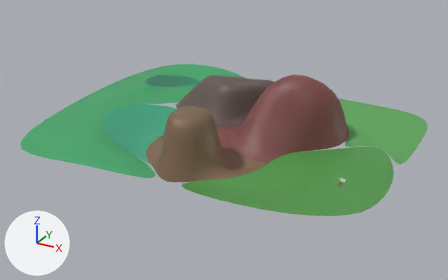
A saved change to the Blender file Blender/Scenes/BattleLand.blend.
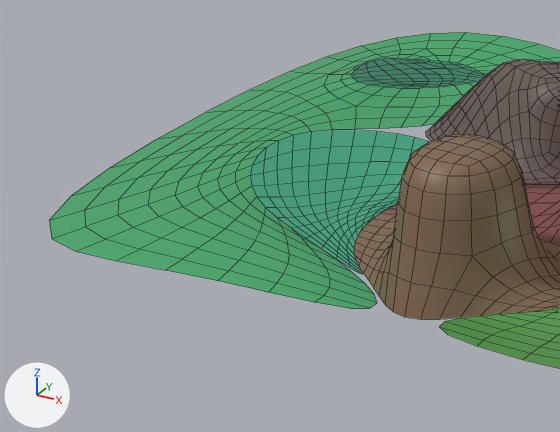
Each version is shown whole from a camera (50 mm lens) standing at (662.0, -1212.0, 579.0) and looking at (-1.0, -5.0, -25.0), then close up on the part from 0% to 52% of the width and 18% to 82% of the height. The axes (+X, +Y, +Z) are drawn at lower left. The lights are the same throughout. The first two pictures are the older version. The close-ups show mesh edges as thin lines.

The scene before the commit, as lines of its bpy script (objects in view):
```python
ob_circle_007 = bpy.data.objects.new('Circle.007', me_circle_007)
ob_circle_007.location = (-166.4, -93.9, -5.6)
ob_circle_008 = bpy.data.objects.new('Circle.008', me_circle_008)
ob_circle_008.location = (43.0, -92.0, 15.6)
ob_circle_009 = bpy.data.objects.new('Circle.009', me_circle_009)
ob_circle_009.location = (-27.3, 145.1, 24.5)
ob_circle_010 = bpy.data.objects.new('Circle.010', me_circle_010)
ob_circle_010.location = (244.4, -149.2, -1.0)
ob_circle_012 = bpy.data.objects.new('Circle.012', me_circle_014)
ob_circle_012.location = (-246.9, -7.8, 3.8)
# me_circle_010
# before: 0 (-223.0, -154.0, -3.0), 1 (-168.0, -99.0, -3.0), 7 (13.0, -154.0, -3.0), 10 (-34.0, -64.0, -35.0)
# me_circle_014
# before: 1 (268.0, -295.0, -8.0), 5 (213.0, -240.0, -8.0), 13 (22.0, -295.0, -8.0), 16 (31.0, -231.0, 9.0)
# also in view: 'Circle.001' at (-287.0, 210.0, 16.0)
```
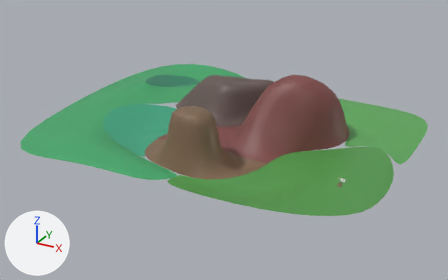
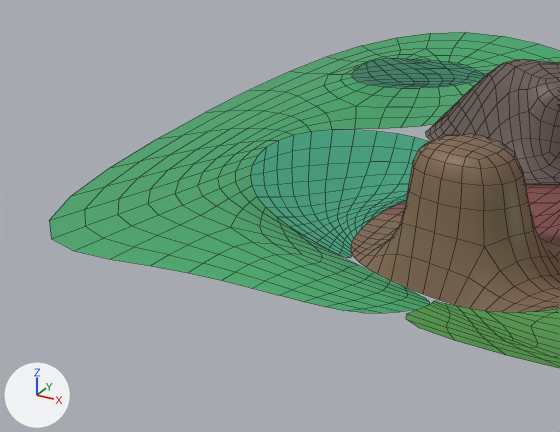
The edits, one by one:
me_circle_008 is used by ob_circle_008; location (43.0, -92.0, 15.6).
me_circle_008 had 34 vertices, 26 faces and spanned x -167.0..232.0, y -214.0..286.0, z -82.0..202.0.
me_circle_008 now has 34 vertices, 26 faces and spans x -167.0..232.0, y -163.0..286.0, z -82.0..202.0.
Part 1, on me_circle_008:
Vertex 4 of me_circle_008 moves from (-124.0, -125.0, -20.0) to (-143.0, -105.0, -20.0).
Vertex 5 of me_circle_008 moves from (-77.0, -156.0, -20.0) to (-111.0, -137.0, -16.0).
Vertex 6 of me_circle_008 moves from (-22.0, -211.0, -20.0) to (-22.0, -160.0, -16.0).
Vertex 26 of me_circle_008 moves from (-15.0, -214.0, 114.0) to (-15.0, -163.0, 114.0).
me_circle_007 is used by ob_circle_007; location (-166.4, -93.9, -5.6).
me_circle_007 had 16 vertices, 9 faces and spanned x -140.0..132.0, y -154.0..172.0, z -25.0..18.0.
me_circle_007 now has 16 vertices, 9 faces and spans x -140.0..99.0, y -135.0..172.0, z -25.0..18.0.
Part 2, on me_circle_007:
Vertex 6 of me_circle_007 moves from (85.0, -123.0, 1.0) to (67.0, -103.0, 1.0).
Vertex 7 of me_circle_007 moves from (132.0, -154.0, 1.0) to (99.0, -135.0, 5.0).
me_circle_010 is used by ob_circle_010; location (244.4, -149.2, -1.0).
Verts and faces of me_circle_010; kept vertices keep their numbers, new ones are numbered from 15.
me_circle_010 had 15 vertices, 8 faces and spanned x -223.0..181.0, y -154.0..245.0, z -35.0..34.0.
me_circle_010 now has 18 vertices, 10 faces and spans x -253.0..181.0, y -154.0..245.0, z -35.0..34.0.
Part 3, on me_circle_010:
Vertices deleted: 0 (with the faces that use them).
New vertex 15 is at (-223.0, -103.0, 1.0).
New vertex 16 is at (-253.0, -154.0, -3.0).
New vertex 17 is at (-206.0, -109.0, -2.0).
New vertex 18 is at (-126.0, -122.0, -15.0).
New faces: (1, 18, 7, 10), (1, 15, 17, 18), (7, 18, 17, 16).
me_circle_014 is used by ob_circle_012; location (-246.9, -7.8, 3.8).
Verts and faces of me_circle_014; kept vertices keep their numbers, new ones are numbered from 26.
me_circle_014 had 26 vertices, 12 faces and spanned x -225.0..268.0, y -295.0..363.0, z -43.0..42.0.
me_circle_014 now has 30 vertices, 15 faces and spans x -225.0..285.0, y -295.0..363.0, z -43.0..42.0.
Part 4, on me_circle_014:
Vertices deleted: 1 (with the faces that use them).
Vertex 5 moves to (179.0, -221.0, -4.0).
Vertex 16 moves to (31.0, -231.0, 14.0).
New vertex 26 is at (268.0, -245.0, -4.0).
New vertex 27 is at (238.0, -295.0, -8.0).
New vertex 28 is at (160.0, -295.0, -8.0).
New vertex 29 is at (285.0, -251.0, -6.0).
New vertex 30 is at (188.0, -266.0, 2.0).
New faces: (5, 16, 30), (27, 29, 30, 28), (5, 30, 29, 26), (13, 28, 30, 16).

What differs and where, as boxes (x1, y1, x2, y2) in the close-ups (560 x 432 px; the box of a moved part takes in the faces that stretch with it):
'Circle.012', reshaped: before (49, 32, 560, 308); after (49, 32, 560, 313)
'Circle.008', reshaped: before (354, 134, 560, 319); after (351, 134, 560, 312)
'Circle.007', reshaped (11% shorter): before (250, 130, 429, 274); after (250, 130, 429, 258)
'Circle.010', reshaped: before (439, 308, 560, 369); after (406, 301, 560, 368)
part 1 of me_circle_008, moved or reshaped: before (354, 141, 540, 319); after (351, 139, 541, 311)
part 2 of me_circle_007, moved or reshaped: before (306, 213, 362, 274); after (304, 212, 358, 258)
part 3 of me_circle_010, cut back: before (439, 316, 560, 369); after (406, 301, 560, 368)
part 4 of me_circle_014, built on: before (49, 156, 377, 308); after (49, 156, 429, 313)
